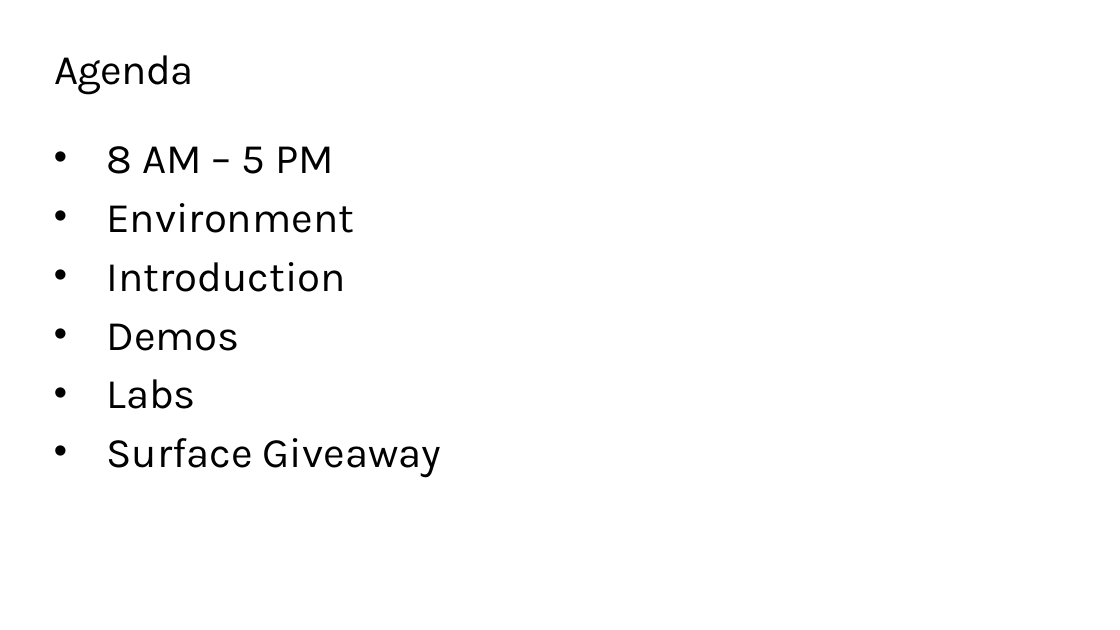
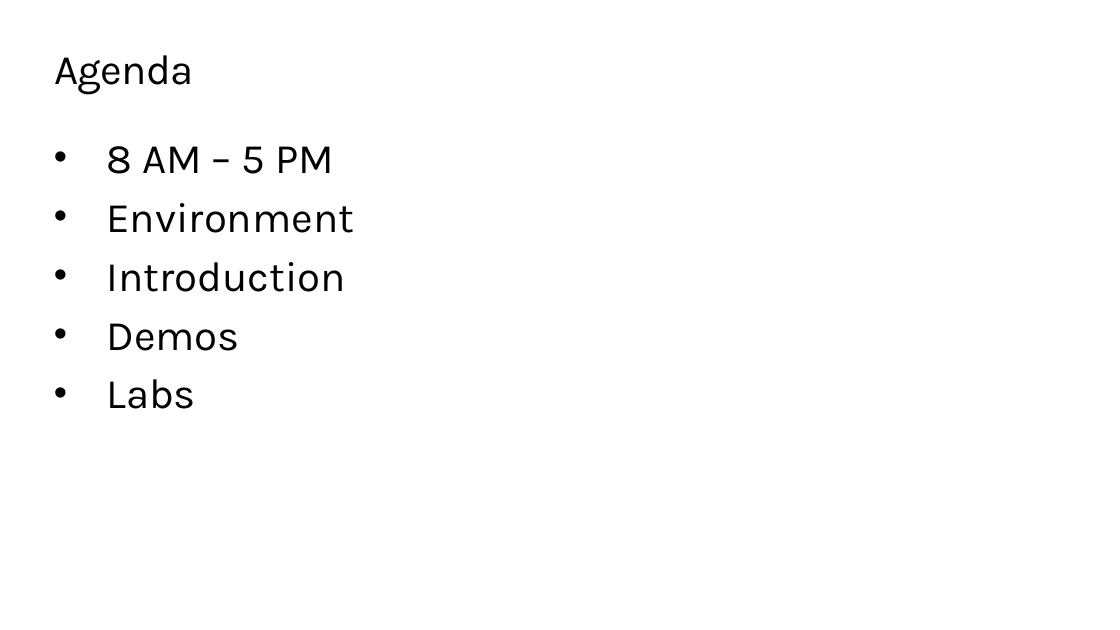
Before and after one commit to QuirkyDataScientist1978/Build-a-knowledge-mining-solution-using-Azure-AI, a slide deck: slide 2 of resources/slides/Opening.pptx (slide 3 before the commit). Drawn at 1120x630 pixels with LibreOffice and Linux fonts; fonts in the diff are those of the drawing; background and template pictures are left out. Boxes give left, top, right and bottom in pixels: in the first picture for what was removed or moved away, otherwise in the second. Text is boxed around its words. In the diff, an @@ line names an element or a change of style, - is before the commit and + after.

```diff
--- a/resources/slides/Opening.pptx
+++ b/resources/slides/Opening.pptx
@@ text at <box>106,438,441,478</box>: paragraph removed @@
-• Surface Giveaway
```
Also in this commit, not shown: 2 other slides changed, 4 slides removed, 37 other files.
